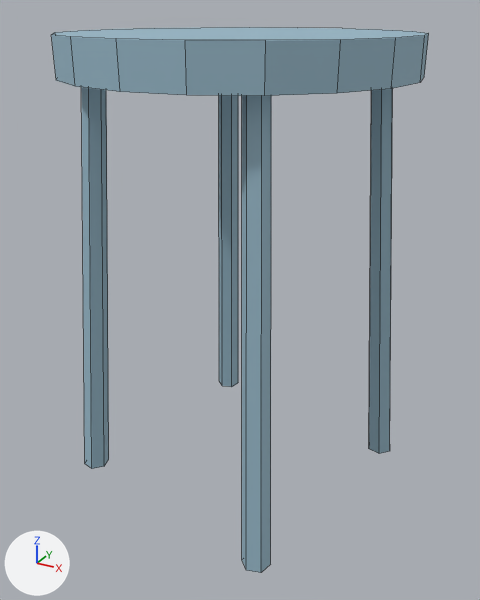
An edit to the FBX model Assets/Imports/Location/Staff/kitchen chair.fbx, drawn before and after from the same camera.
Both versions are drawn from a camera (50 mm lens) standing at (-6.526, 20.985, 0.621) and looking at (-6.919, 21.7, 0.263). Arrows for +X, +Y and +Z are at lower left; the lights stay in place. Mesh edges are drawn as thin lines. Where no turn or scale is listed for an object, it has been applied to the vertices.

Script lines for the objects in view, before the commit:
```python
me_cylinder_008 = bpy.data.meshes.new('Cylinder.008')
me_cylinder_008.from_pydata(...)  # 86 vertices, 49 faces; spans x -0.211..0.213, y -0.212..0.212, z 0.0..0.594
me_cylinder_008.materials.append(mat_material_009)  # blue #98b8c9
ob_kitchen_chair = bpy.data.objects.new('kitchen chair', me_cylinder_008)
ob_kitchen_chair.location = (-6.927, 21.714, 0.001)
```
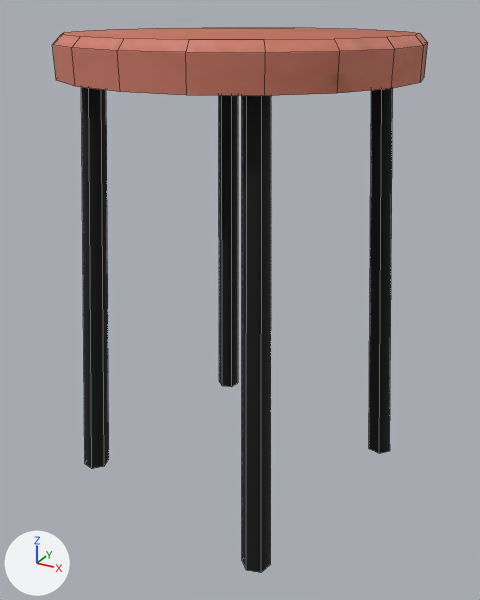
The edits, one by one:
Picture 'kitchen_all_02 - Default_AlbedoTransparency.png' (img_kitchen_all_02___default_albedotransparency_png) is new.
Material 'Material #123' (mat_material__123) is new.
Its texture is img_kitchen_all_02___default_albedotransparency_png.
Its roughness is 0.859.
me_cylinder_008 is used by ob_kitchen_chair; location (-6.927, 21.714, 0.001).
me_cylinder_008 had 86 vertices, 49 faces and spanned x -0.211..0.213, y -0.212..0.212, z 0.0..0.594.
me_cylinder_008 now has 105 vertices, 68 faces and spans x -0.211..0.213, y -0.212..0.212, z 0.0..0.594.
Part 1, on me_cylinder_008:
4 vertices are removed from x -0.091..0.112, y 0.182..0.212, z 0.594.
20 faces are deleted.
15 vertices move from x -0.211..0.213, y -0.212..0.153, z 0.594 to x -0.2..0.203, y -0.202..0.145, z 0.594.
4 vertices are added at (0.107, 0.173, 0.594), (-0.086, 0.184, 0.594), (0.045, 0.198, 0.594), (-0.022, 0.202, 0.594).
19 new vertices lie (0.0, 0.0, 0.036) away from vertices in x -0.211..0.213, y -0.212..0.212, z 0.548.
39 new faces join them.
me_cylinder_008 part 2: 29 faces spanning x -0.211..0.213, y -0.212..0.212, z 0.0..0.558 switch from mat_material_009 (blue #98b8c9) to mat_material__123 (picture img_kitchen_all_02___default_albedotransparency_png).

Location of each change, (x1, y1, x2, y2) in pixels of the pictures (480 x 600 px):
'kitchen chair', reshaped
    before: (51, 27, 429, 573)
    after: (52, 28, 428, 573)
part 1 of me_cylinder_008, built on
    before: (51, 27, 429, 96)
    after: (52, 28, 428, 96)
part 2 of me_cylinder_008, recoloured (blue to black)
    both: (81, 87, 393, 573)
